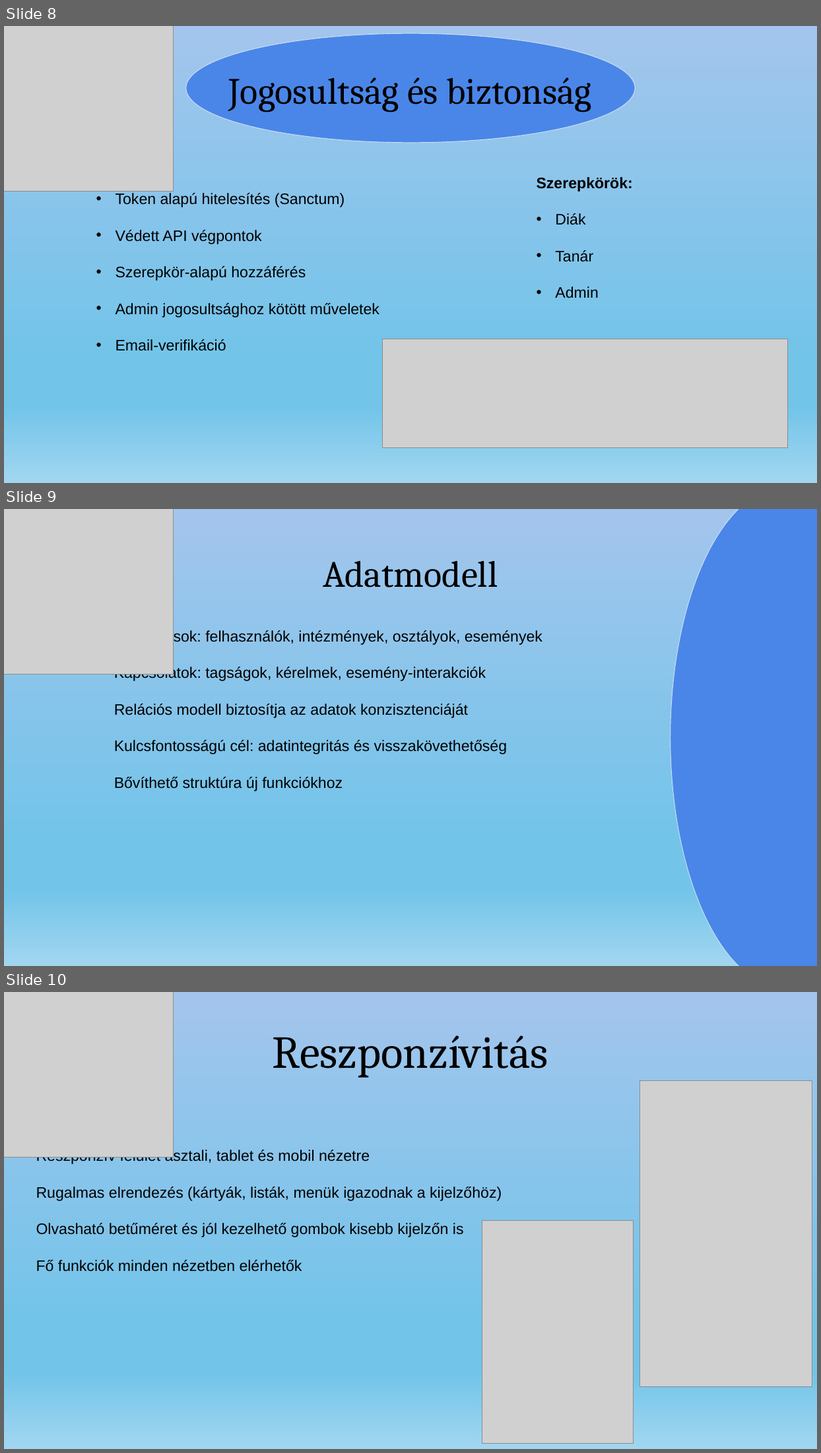
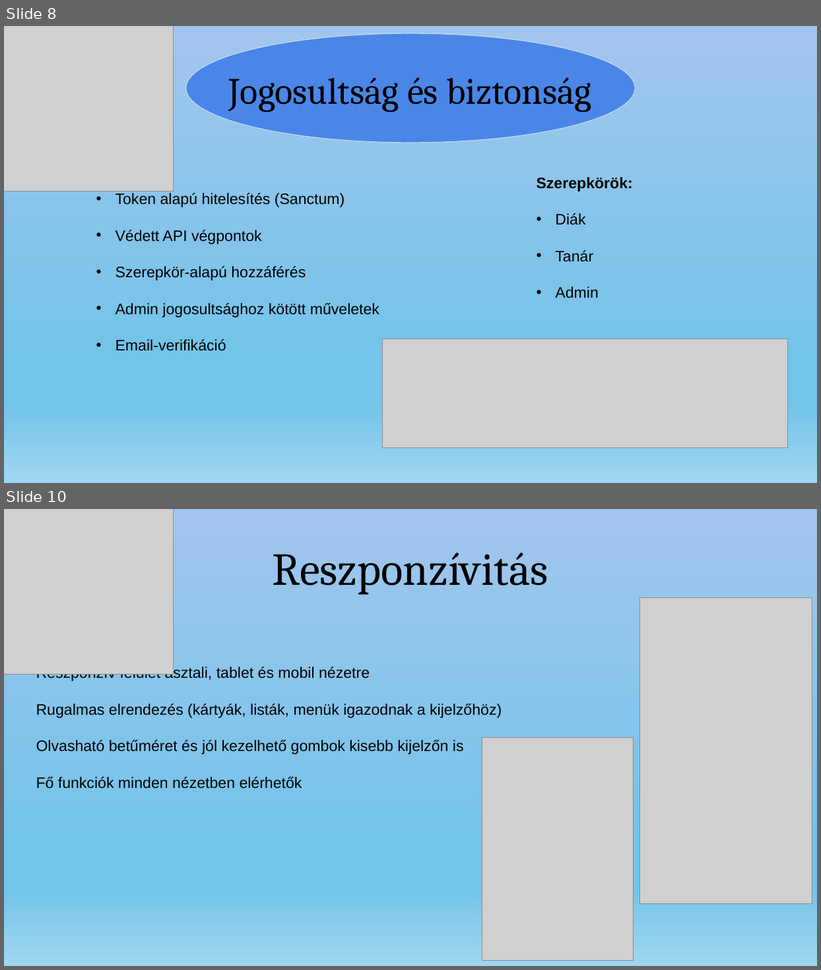
Before and after one commit to nagyls/13_S2_5_vizsgaremek, a slide deck: dokumentumok/Prezentáció_NagyLevedSamuel_TothTamas.pptx. Shown one above the other, each under a label of ours: slides 8, 9 and 10 before the commit, slides 8 and 10 after it; the slides between them are not shown. The pictures are 821x1453 and 821x970 pixels, drawn with LibreOffice and Linux fonts; fonts in the diff are those of the drawing; grey boxes stand for pictures. Boxes give left, top, right and bottom in pixels: in the first picture for what was removed or moved away, otherwise in the second. Text is boxed around its words. In the diff, an @@ line names an element or a change of style, - is before the commit and + after.

```diff
--- a/dokumentumok/Prezentáció_NagyLevedSamuel_TothTamas.pptx
+++ b/dokumentumok/Prezentáció_NagyLevedSamuel_TothTamas.pptx
@@ slide 9 removed at bbox=[4, 509, 817, 966], background gradient #A3C5ED to #72C4E9 to #A1D6F0 @@
@@ picture removed at bbox=[4, 509, 173, 675] @@
@@ ellipse removed at bbox=[671, 509, 817, 966] @@
@@ title removed at bbox=[323, 560, 498, 588] @@
-Adatmodell
@@ text removed at bbox=[114, 630, 543, 791] @@
-Fő entitások: felhasználók, intézmények, osztályok, események
-Kapcsolatok: tagságok, kérelmek, esemény-interakciók
-Relációs modell biztosítja az adatok konzisztenciáját
-Kulcsfontosságú cél: adatintegritás és visszakövethetőség
-Bővíthető struktúra új funkciókhoz
```
Also in this commit, not shown: 1 slide changed, 1 slide added.
